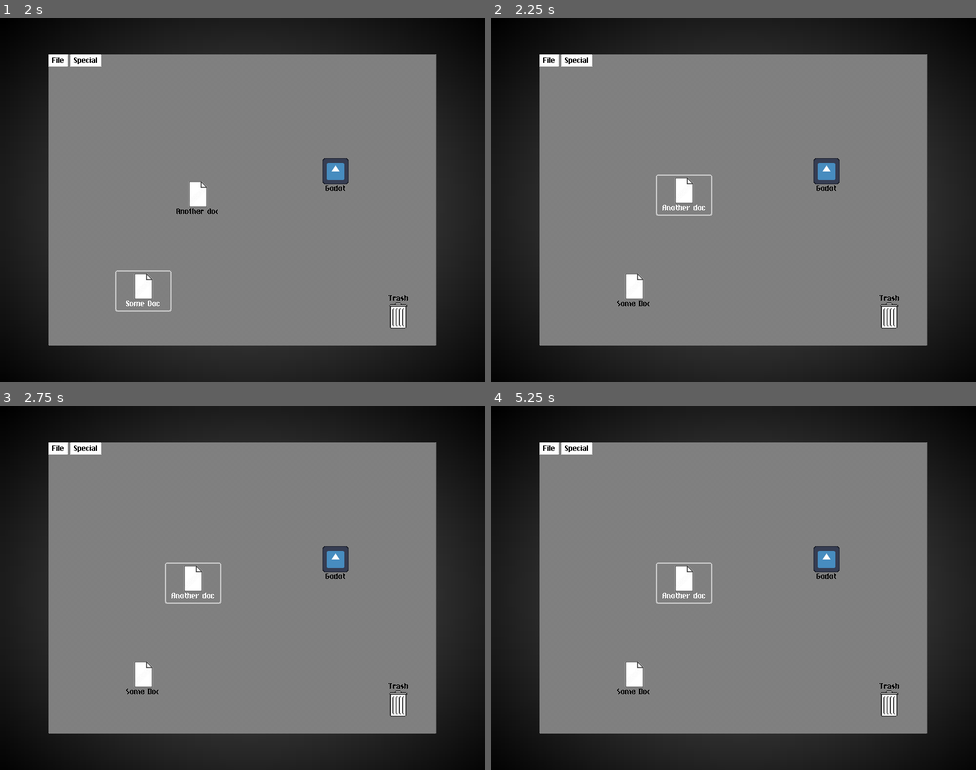
Above: before the commit, frames 1-4 (two rows, left to right).
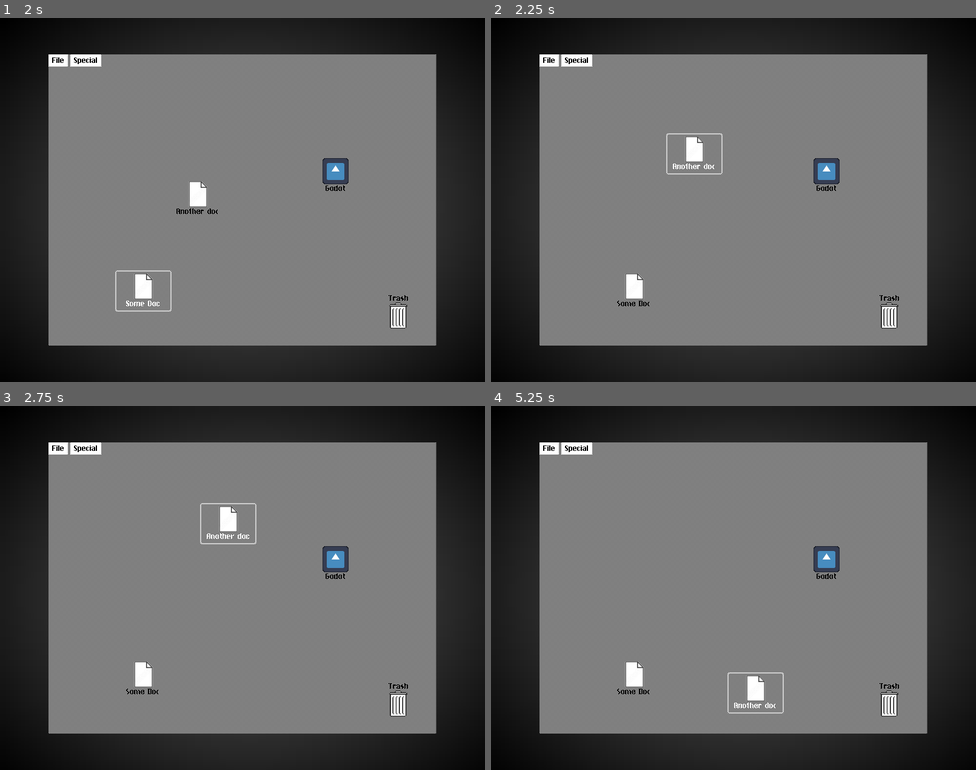
Above: after the commit, the same moments.

Repository: ee0pdt/gwj-78-erase
Game: Godot game, scene res://os1.tscn
Same seed, same stepped clock (60 frames per second), same inputs: the game is played once before the commit and once after it. The engine's default icon, where the game draws it, is replaced by a stand-in: a white triangle on a blue panel in a dark square.
Inputs:
- Up to frame 1 (2 s): click "Trash" at 0.5 s; click "Some Doc" at 1.25 s
- Up to frame 2 (2.25 s): click "Another doc" at 2 s
- Up to frame 3 (2.75 s): no input
- Up to frame 4 (5.25 s): click "Godot" at 2.75 s; click "Trash" at 3.5 s; click "Some Doc" at 4.25 s; click "Another doc" at 5 s

Frame 1 is identical in both runs. In frame 2, 0.7% of the frame differs, in the area x 34-48%, y 31-55%; in frame 3, 0.7%, in the area x 34-53%, y 26-55%; in frame 4, 0.7%.

Commit message:
Infected files move randomly

Diff:
--- a/file_system_items/file_system_item/states/awake.gd
+++ b/file_system_items/file_system_item/states/awake.gd
@@ -1,5 +1,7 @@
 extends FileSystemItemState
 
+var direction = Vector2.ZERO
+var steps_remaining = 0
 
 func enter(_msg := {}) -> void:
 	super.enter()
@@ -14,7 +16,15 @@
 
 # Virtual function. Corresponds to the `_process()` callback.
 func update(_delta: float) -> void:
-	pass
+	if steps_remaining <= 0:
+		direction = Vector2(randi() % 10 - 5, randi() % 10 - 5).normalized()
+		steps_remaining = randi() % 20 + 10
+	var new_position = file_system_item.position + direction * 5
+	var window_size = get_viewport().size
+	new_position.x = clamp(new_position.x, 0, window_size.x)
+	new_position.y = clamp(new_position.y, 0, window_size.y)
+	file_system_item.position = new_position
+	steps_remaining -= 1
 
 
 # Virtual function. Corresponds to the `_physics_process()` callback.
